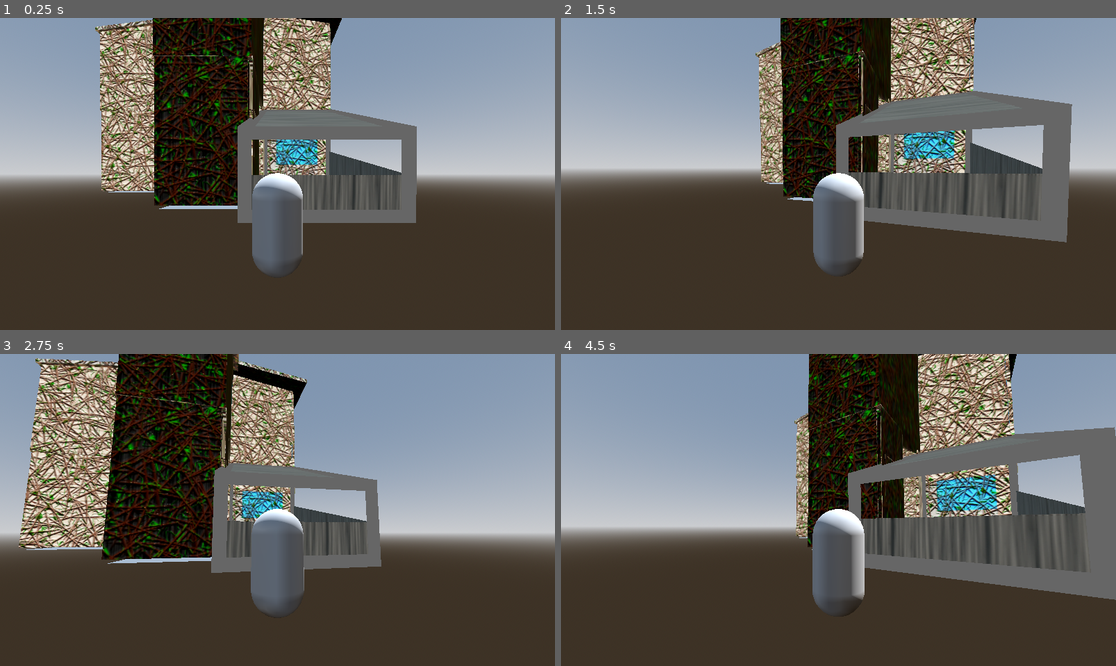
Above: before the commit, frames 1-4 (two rows, left to right).
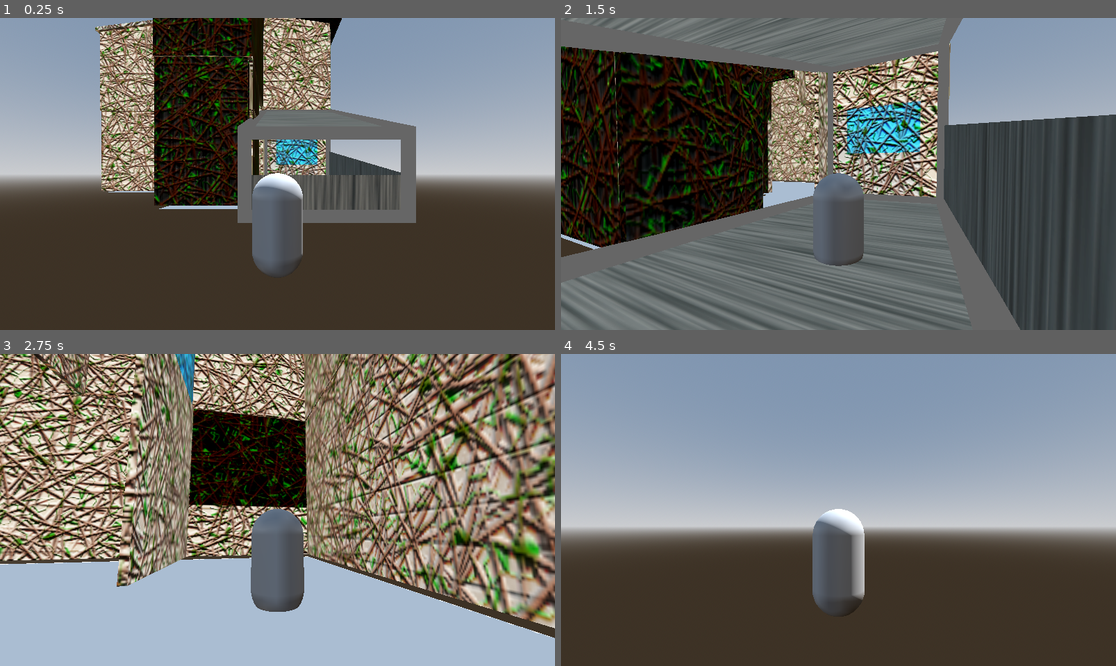
Above: after the commit, the same moments.

Repository: abody2k/Home-to-be
Game: Godot game, scene res://scenes/house.tscn
Same seed, same stepped clock (60 frames per second), same inputs: the game is played once before the commit and once after it. The project has no main scene, so this scene is started directly.
Inputs (mouse positions are in pixels of both pictures, inside the frame that each line leads up to):
- Up to frame 1 (0.25 s): no input
- Up to frame 2 (1.5 s): tap Enter at 0.5 s; move the mouse to (866, 174) at 0.52 s; hold Up (forward) from 0.53 s (still down); move the mouse to (810, 174) at 1.27 s
- Up to frame 3 (2.75 s): keep holding Up (forward); move the mouse to (288, 503) at 2.02 s
- Up to frame 4 (4.5 s): keep holding Up (forward); move the mouse to (832, 516) at 2.77 s; move the mouse to (877, 513) at 3.52 s; tap Space at 4.25 s; move the mouse to (794, 506) at 4.27 s

The runs differ from the first frame. In frame 1, 0.3% of the frame differs, in the area x 17-76%, y 0-57%; in frame 2, 84%; in frame 3, 93%, in the area x 0-100%, y 0-100%; in frame 4, 32%.

Commit message:
Implemented movement system

Diff:
--- a/scripts/mc.gd
+++ b/scripts/mc.gd
@@ -18,8 +18,12 @@
 		$arm.rotate_x(ev.relative.y * -0.01)
 		$arm.rotation_degrees.x = clampf($arm.rotation_degrees.x,-33,33)
 
-	var up_down = -Input.get_axis("backward","forward")
-	var left_right = Input.get_axis("left","right")
+
+var up_down = 0
+var left_right = 0
+func _physics_process(delta):
+	up_down = -Input.get_axis("backward","forward")
+	left_right = Input.get_axis("left","right")
 	if up_down == 0 and left_right ==0 :
 		velocity = Vector3.ZERO
 	velocity = transform.basis.z * up_down
